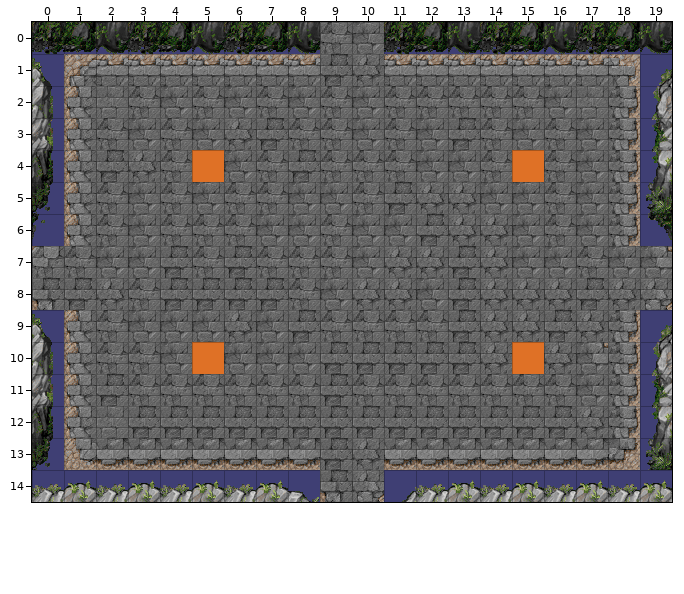
Two versions of a level (Tiled map, media/test.tmx). The first picture shows the starting point.
Cells are 32x32 px. Shown: x 0..19, y 0..14.
After:
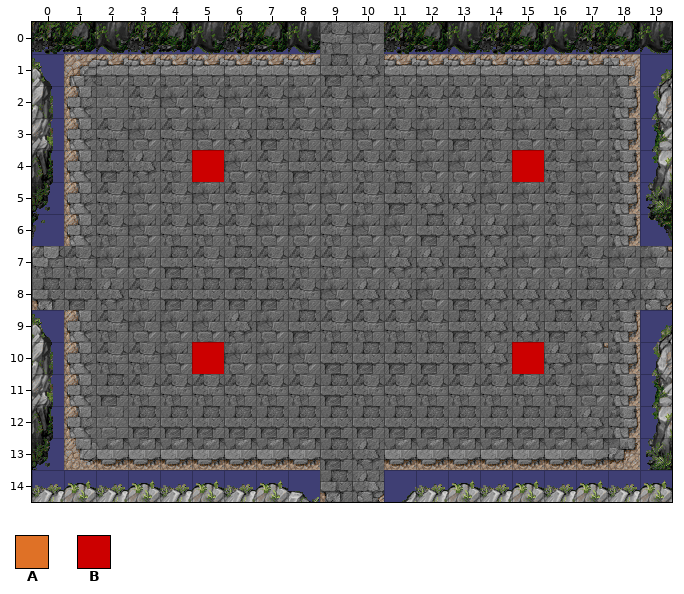
Key: from "collision": A 1; from "colorTiles": B 0.
_ is an empty cell.
Tiles replaced or removed in this view: A.
Edits made:
Changed rows in their new state; . is an unchanged cell.
Layer "spawnLayer":
first column x 5:
 4 B.........B
first column x 5:
10 B.........B
Where, in picture pixels (left, top, right, bottom), the same in both pictures:
changed: (192, 150, 224, 182)
changed: (512, 150, 544, 182)
changed: (192, 342, 224, 374)
changed: (512, 342, 544, 374)
